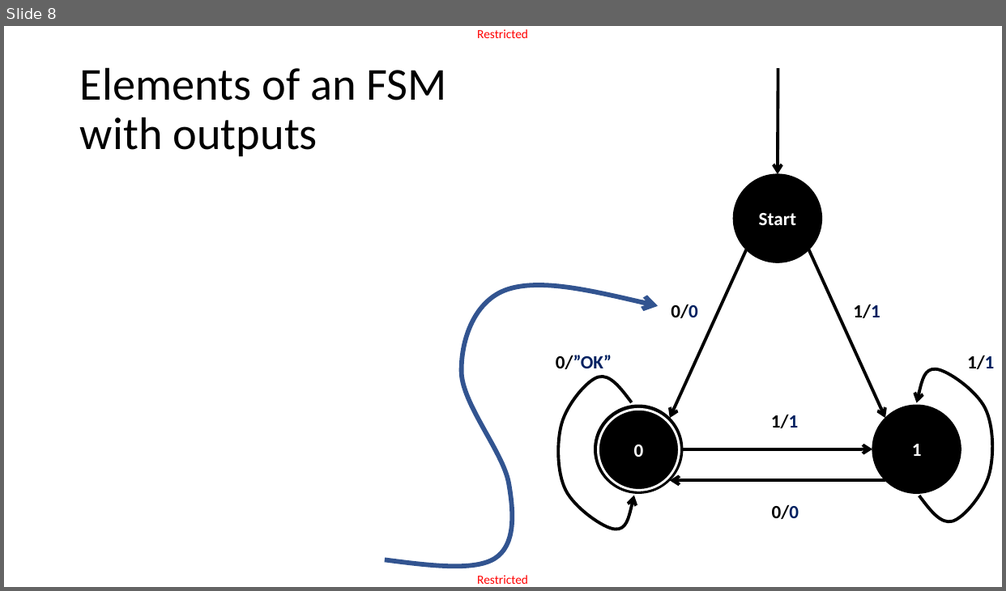
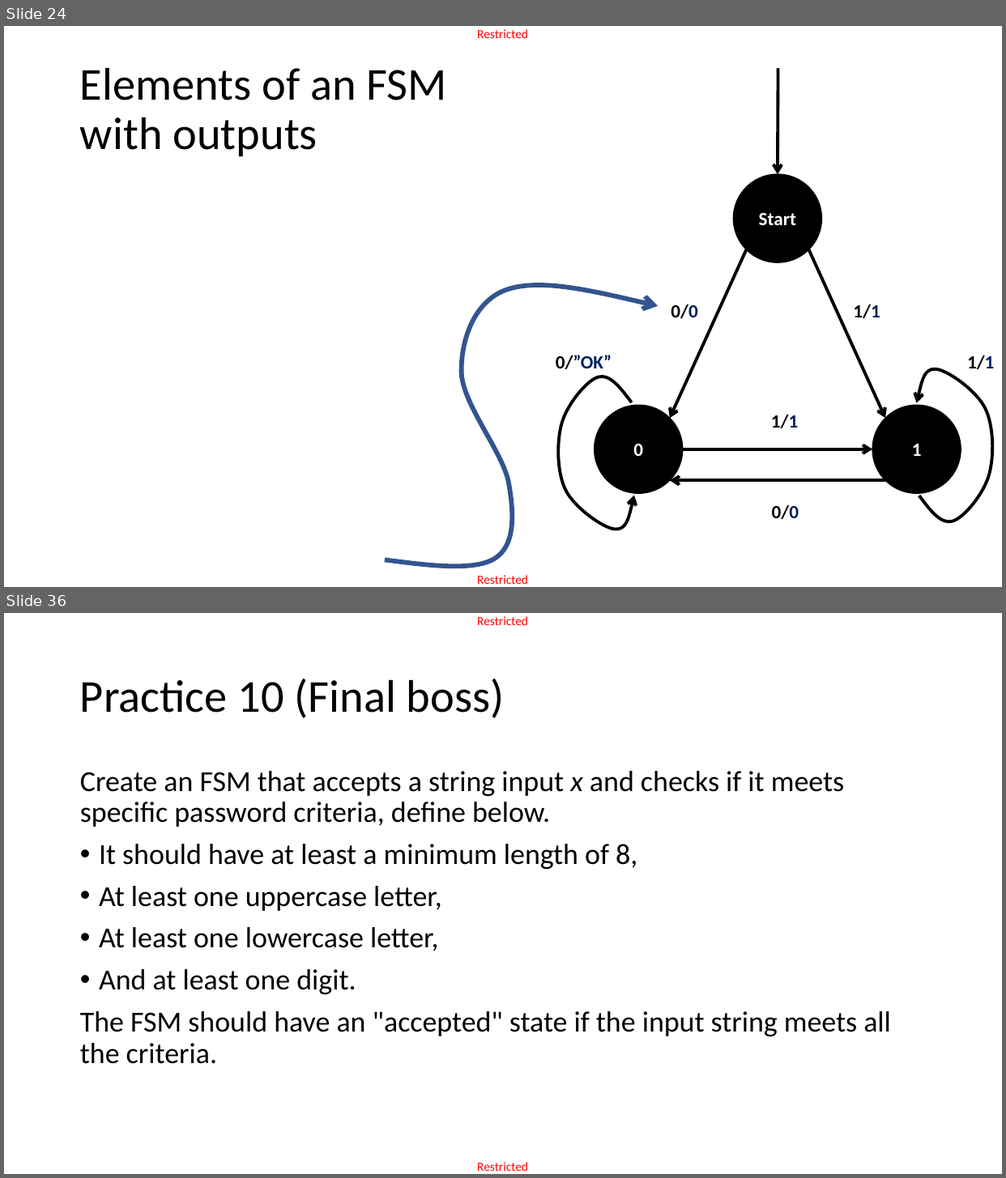
Before and after one commit to matthieudemari/SUTD_PLC_50_051, a slide deck: W9/W9S1/W9S1.pptx. Shown one above the other, each under a label of ours: slide 8 before the commit, slides 24 and 36 after it; the slides between them are not shown. The pictures are 1006x591 and 1006x1178 pixels, drawn with LibreOffice and Linux fonts; fonts in the diff are those of the drawing; grey boxes stand for pictures. Boxes give left, top, right and bottom in pixels: in the first picture for what was removed or moved away, otherwise in the second. Text is boxed around its words. In the diff, an @@ line names an element or a change of style, - is before the commit and + after.

```diff
--- a/W9/W9S1/W9S1.pptx
+++ b/W9/W9S1/W9S1.pptx
@@ slide 36 added at (x1=4, y1=613, x2=1002, y2=1174), background #FFFFFF; not listed: 2 template elements that a slide beside it also shows @@
@@ title added at (x1=80, y1=679, x2=505, y2=718), 44 pt, text #000000 @@
+Practice 10 (Final boss)
@@ text added at (x1=80, y1=771, x2=891, y2=1064), 28 pt, text #000000 @@
+Create an FSM that accepts a string input x and checks if it meets specific password criteria, define below.
+• It should have at least a minimum length of 8,
+• At least one uppercase letter,
+• At least one lowercase letter,
+• And at least one digit.
+The FSM should have an "accepted" state if the input string meets all the criteria.
@@ what was slide 8 is now slide 24 @@
@@ slide 24 changed as well @@
@@ ellipse "0" resized from (x1=599, y1=409, x2=680, y2=490) to (x1=594, y1=406, x2=683, y2=494) @@
@@ ellipse "0" at (x1=594, y1=406, x2=683, y2=494): outline #FFFFFF 2.25 pt to #000000 1 pt @@
@@ ellipse removed at (x1=594, y1=406, x2=683, y2=494) @@
```
Also in this commit, not shown: 1 other slide changed, 27 other slides added, 9 other files.
